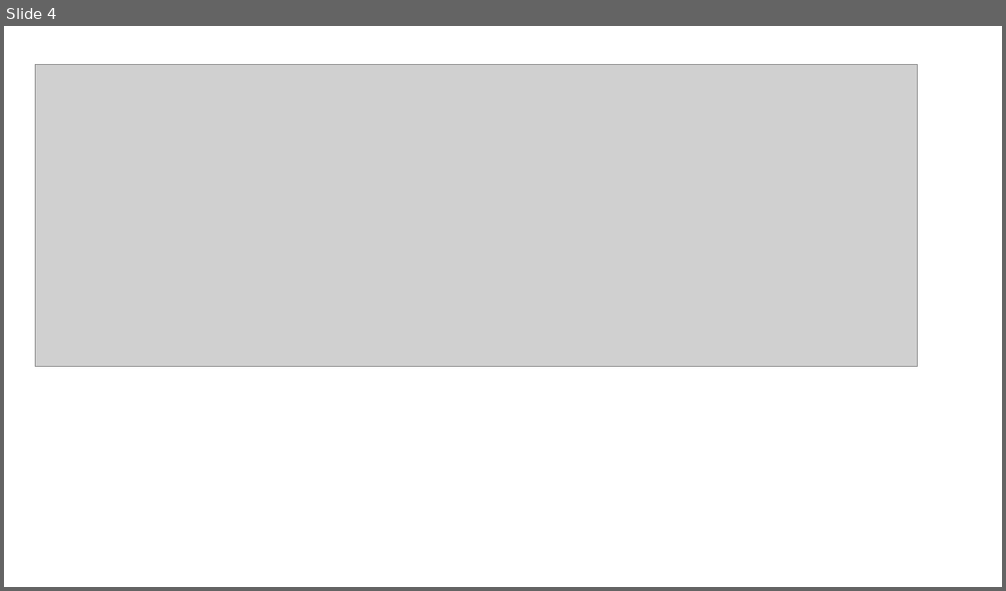
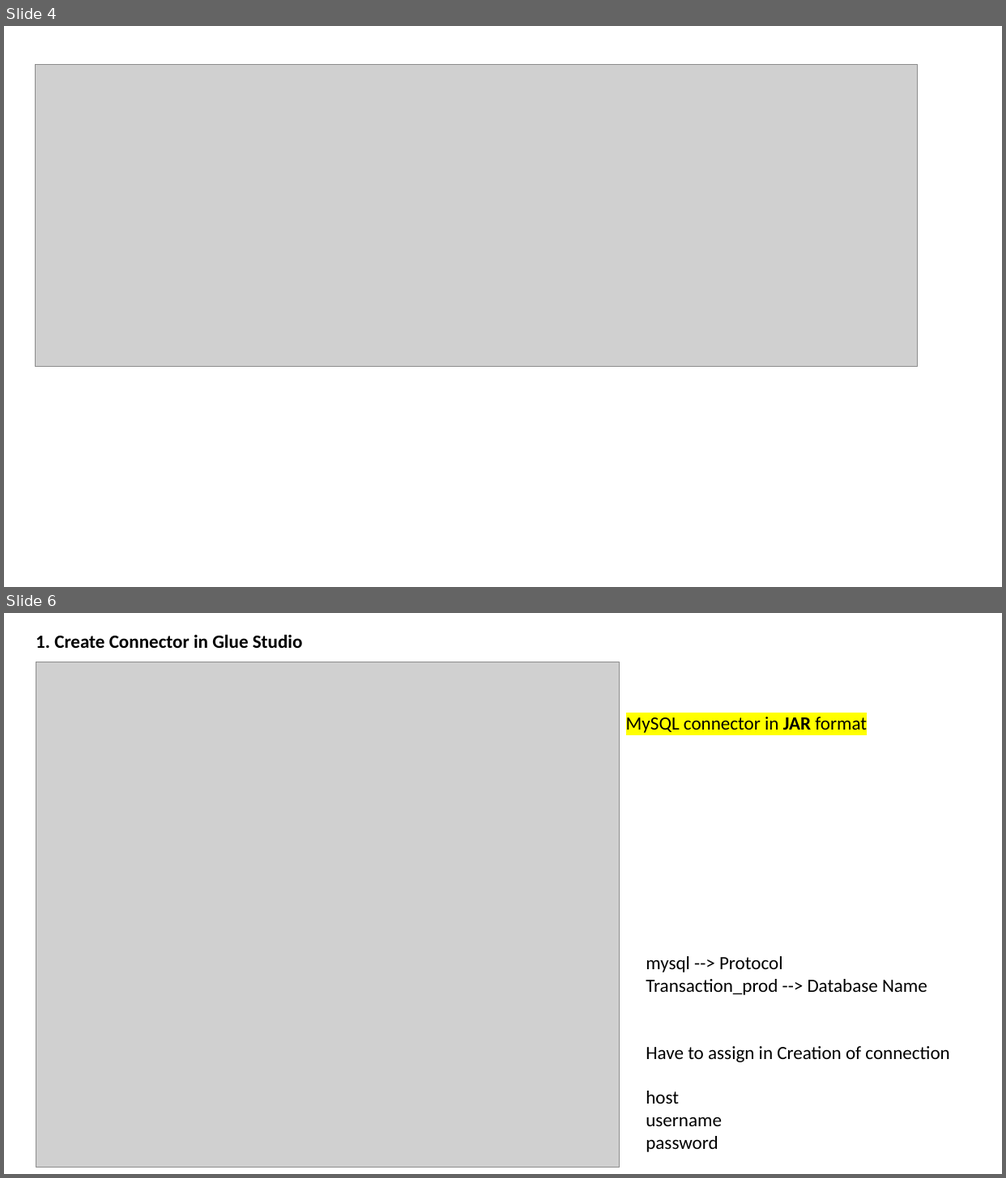
Before and after one commit to vigneshvallavan/aws_repo, a slide deck: 2. AWS Glue Works/MySQL-to-RDS-to-Glue.pptx. Shown one above the other, each under a label of ours: slide 4 before the commit, slides 4 and 6 after it; the slides between them are not shown. The pictures are 1006x591 and 1006x1178 pixels, drawn with LibreOffice and Linux fonts; fonts in the diff are those of the drawing; grey boxes stand for pictures. Boxes give left, top, right and bottom in pixels: in the first picture for what was removed or moved away, otherwise in the second. Text is boxed around its words. In the diff, an @@ line names an element or a change of style, - is before the commit and + after.

```diff
--- a/2. AWS Glue Works/MySQL-to-RDS-to-Glue.pptx
+++ b/2. AWS Glue Works/MySQL-to-RDS-to-Glue.pptx
@@ slide 6 added at [4,613,1002,1174], background #FFFFFF @@
@@ text added at [36,634,303,648], 18 pt, text #000000, bold @@
+1. Create Connector in Glue Studio
@@ picture added at [36,662,620,1168] @@
@@ text added at [626,717,867,733], 18 pt, text #000000 @@
+MySQL connector in JAR format
@@ text added at [646,956,949,1152], 18 pt, text #000000 @@
+mysql --> Protocol
+Transaction_prod --> Database Name
+Have to assign in Creation of connection
+host
+username
+password
```
Also in this commit, not shown: 1 slide changed, 4 other slides added.
